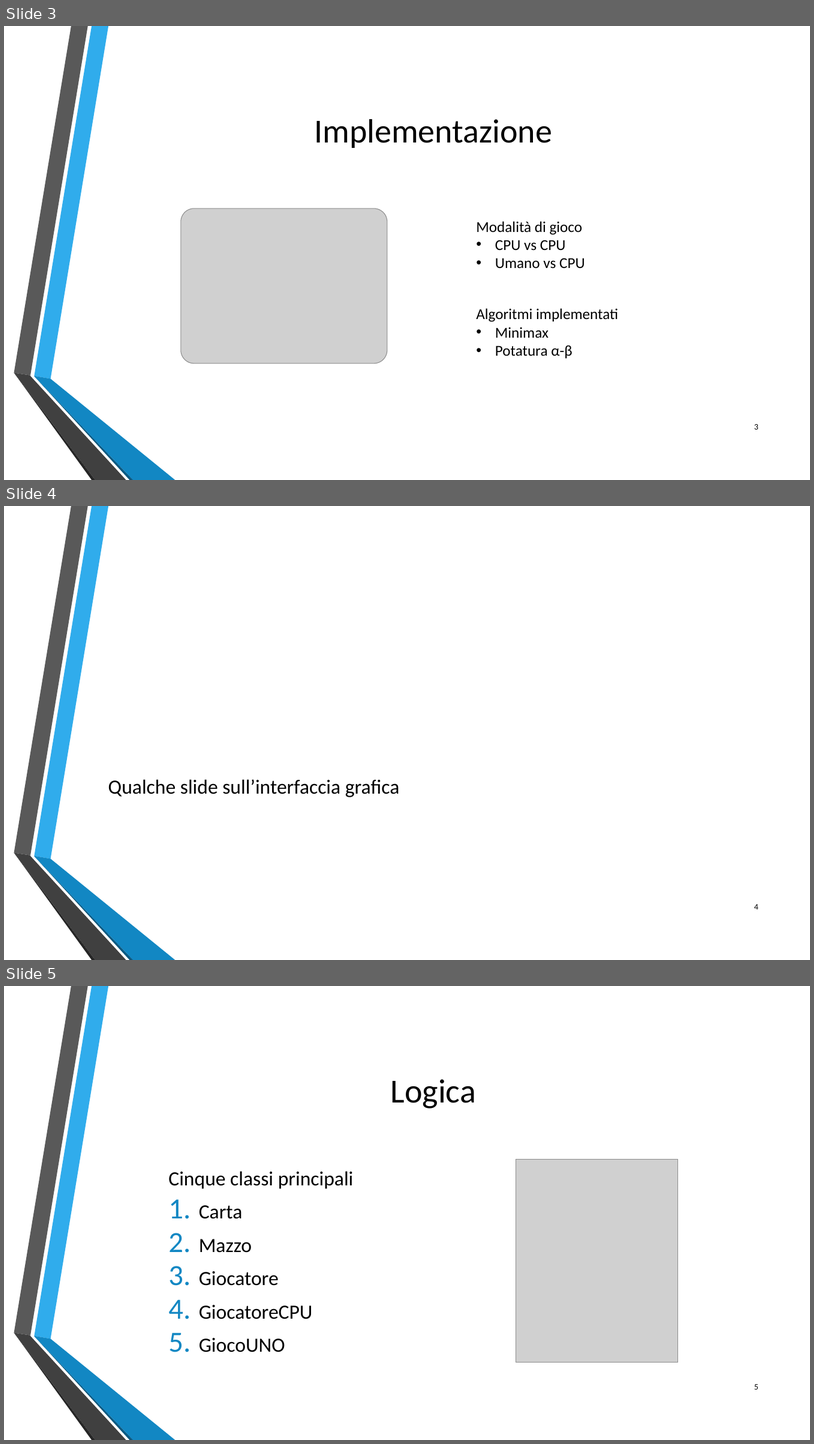
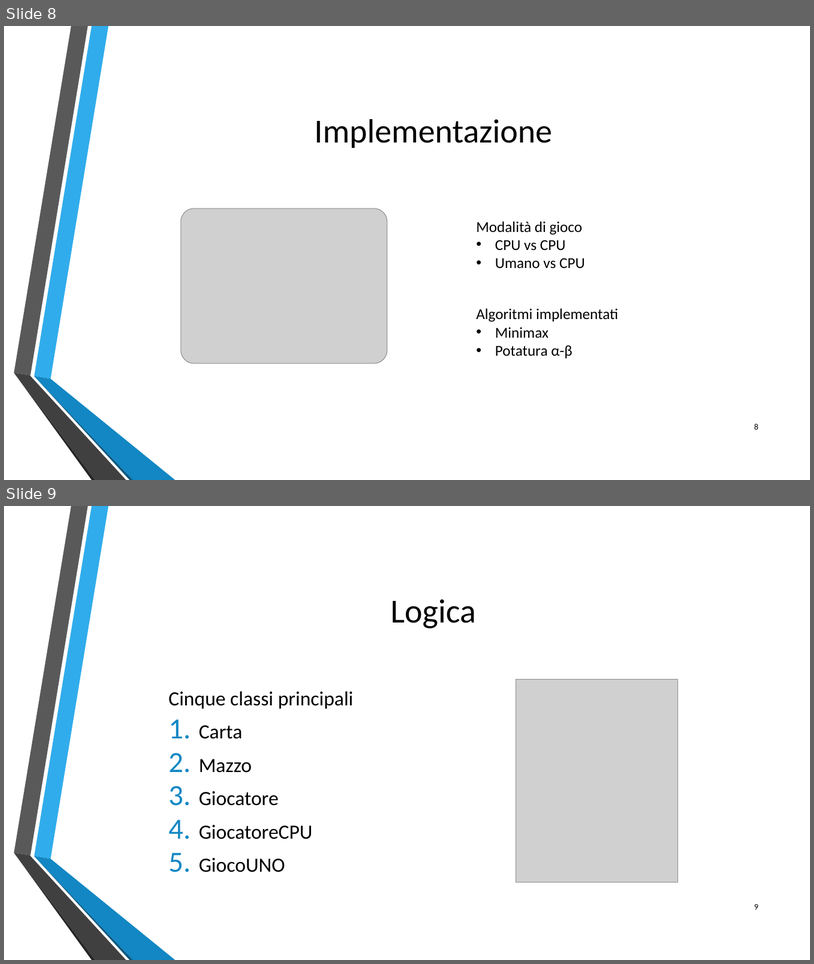
Before and after one commit to trueGek/artificial_intelligence, a slide deck: presentazione/Intelligenza Artificiale.pptx. Shown one above the other, each under a label of ours: slides 3, 4 and 5 before the commit, slides 8 and 9 after it. The pictures are 814x1444 and 814x964 pixels, drawn with LibreOffice and Linux fonts; fonts in the diff are those of the drawing; grey boxes stand for pictures; background and template pictures are left out. Boxes give left, top, right and bottom in pixels: in the first picture for what was removed or moved away, otherwise in the second. Text is boxed around its words. In the diff, an @@ line names an element or a change of style, - is before the commit and + after.

```diff
--- a/presentazione/Intelligenza Artificiale.pptx
+++ b/presentazione/Intelligenza Artificiale.pptx
@@ slide 4 removed at <box>4,506,810,960</box>, background picture (left out); not listed: 6 template elements that a slide beside it also shows @@
@@ text removed at <box>108,779,400,797</box> @@
-Qualche slide sull’interfaccia grafica
@@ page number removed at <box>755,904,759,909</box> @@
-4
@@ what was slide 3 is now slide 8 @@
@@ page number at <box>755,423,759,429</box>: text changed @@
-3
+8
@@ what was slide 5 is now slide 9 @@
@@ page number at <box>755,904,759,909</box>: text changed @@
-5
+9
```
Also in this commit, not shown: 5 slides added.
